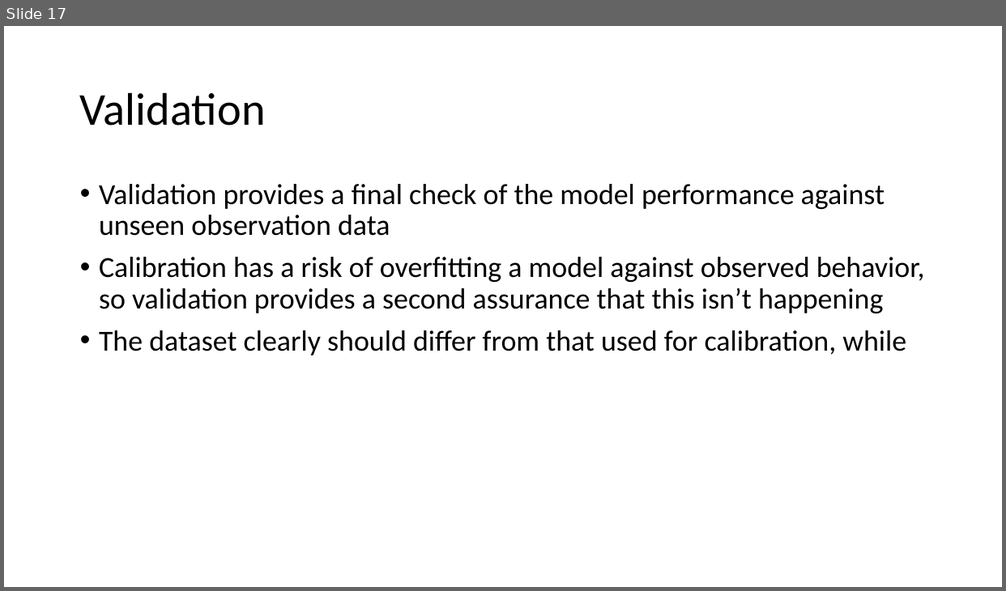
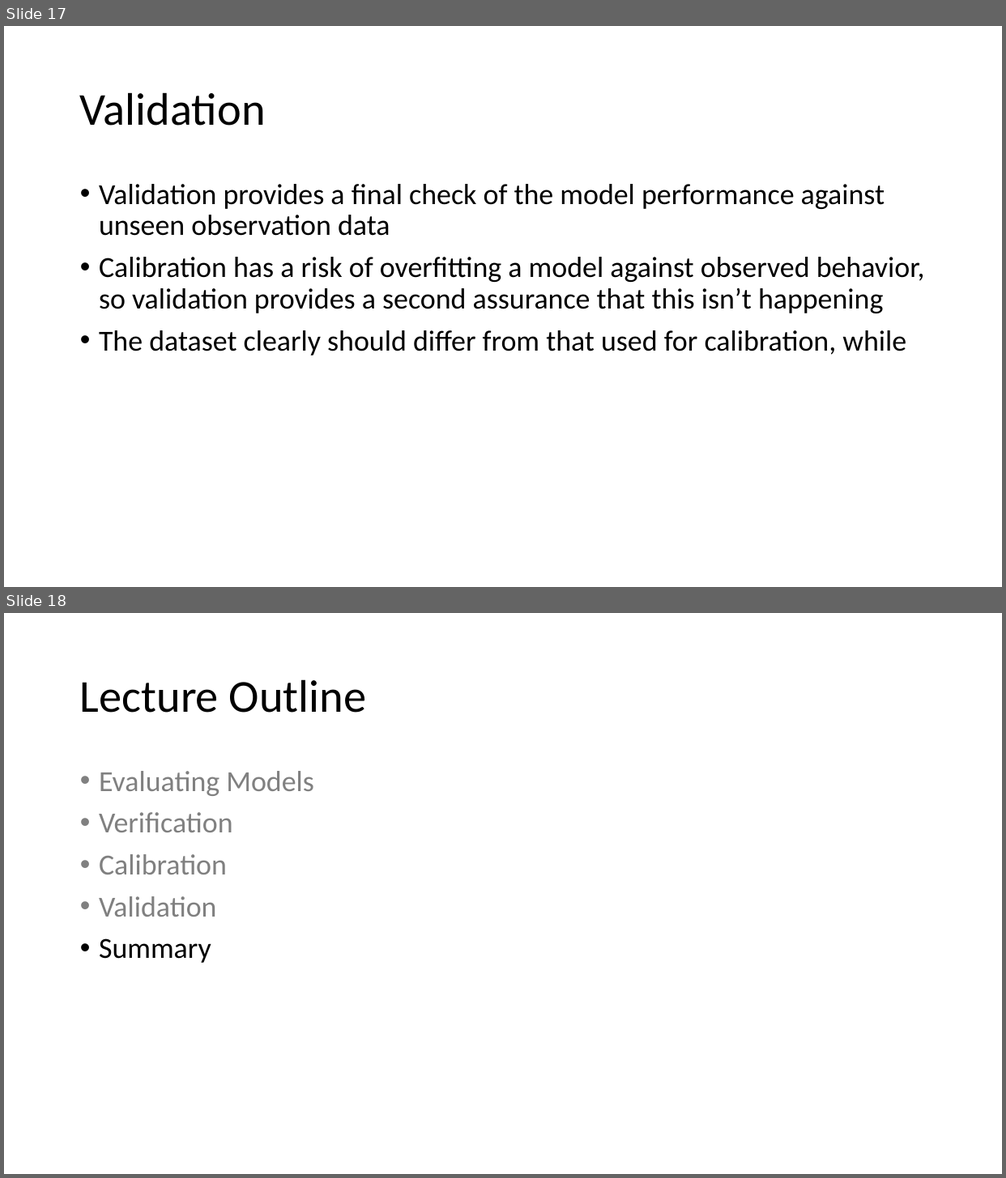
Before and after one commit to abmgis/abmgis, a slide deck: Chapter10-EvaluatingModels/Chapter10.pptx. Shown one above the other, each under a label of ours: slide 17 before the commit, slides 17 and 18 after it. The pictures are 1006x591 and 1006x1178 pixels, drawn with LibreOffice and Linux fonts; fonts in the diff are those of the drawing. Boxes give left, top, right and bottom in pixels: in the first picture for what was removed or moved away, otherwise in the second. Text is boxed around its words. In the diff, an @@ line names an element or a change of style, - is before the commit and + after.

```diff
--- a/Chapter10-EvaluatingModels/Chapter10.pptx
+++ b/Chapter10-EvaluatingModels/Chapter10.pptx
@@ slide 18 added at box(4, 613, 1002, 1174), background #FFFFFF @@
@@ title added at box(80, 679, 366, 713), 44 pt, text #000000 @@
+Lecture Outline
@@ text added at box(99, 771, 314, 963), 28 pt, text #808080 @@
+• Evaluating Models
+• Verification
+• Calibration
+• Validation
+• Summary
```
Also in this commit, not shown: 5 slides changed, 3 other slides added, 2 other files.
